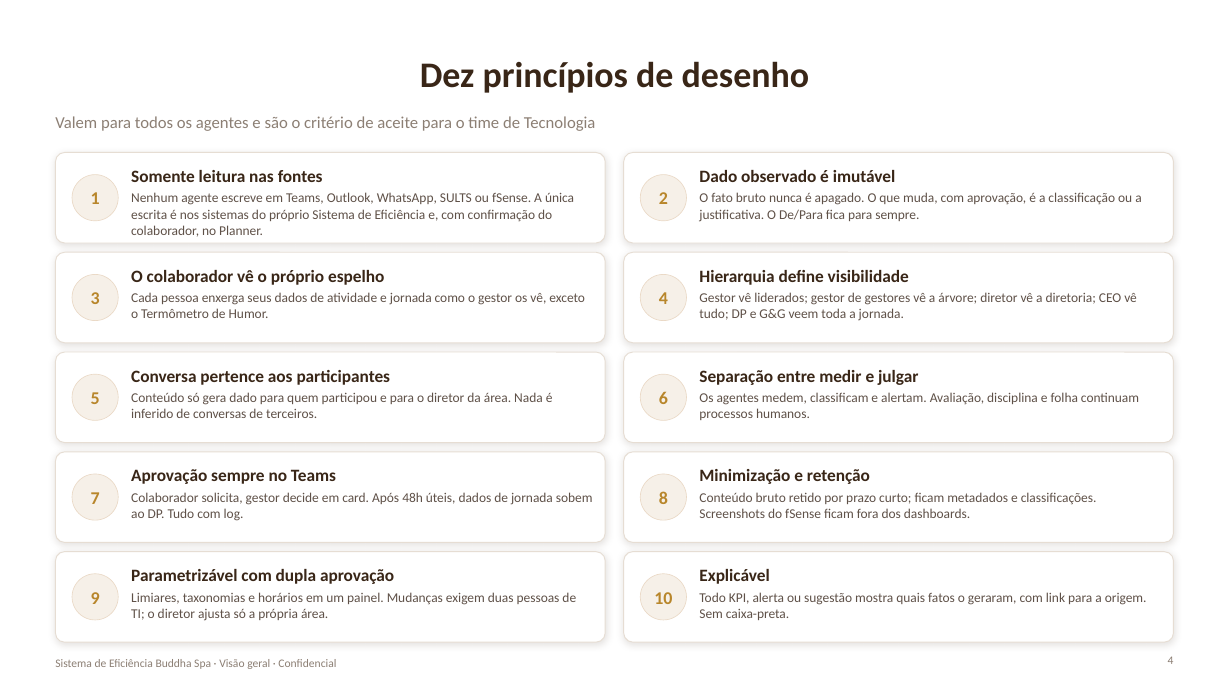
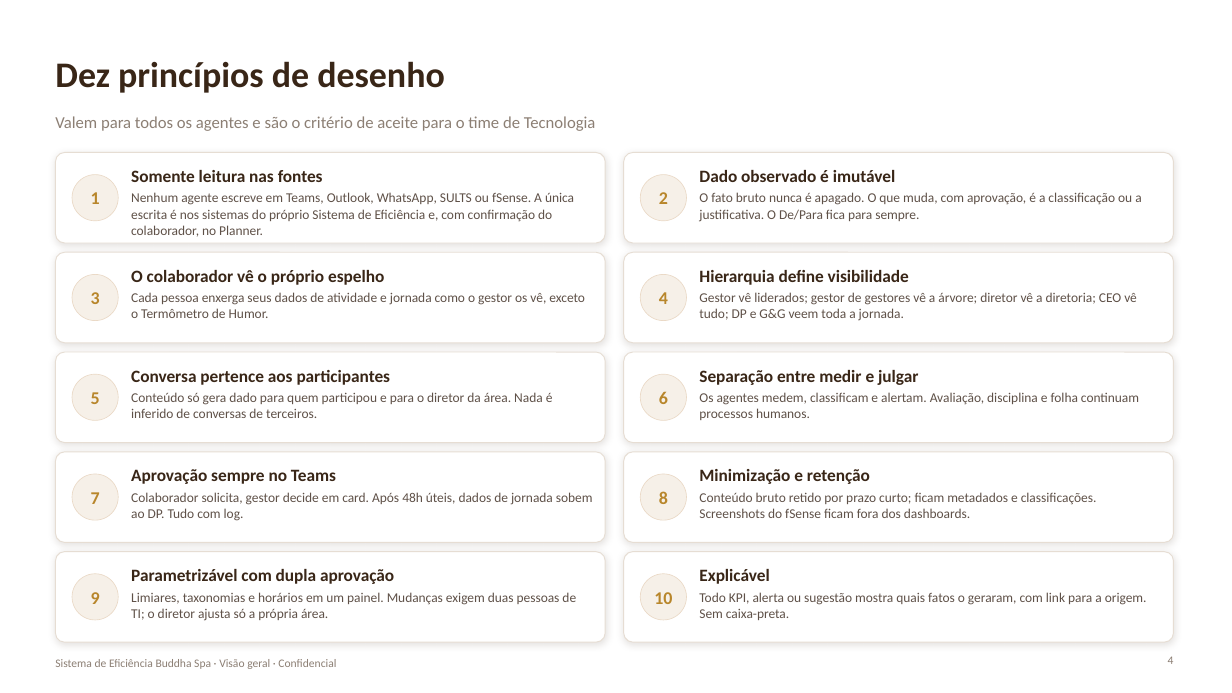
Before and after one commit to galbanesi1357/buddhaspa, a slide deck: slide 4 of docs/sistema-eficiencia/Sistema_Eficiencia_Buddha_Spa_Apresentacao_v1.pptx. Drawn at 1232x693 pixels with LibreOffice and Linux fonts; fonts in the diff are those of the drawing. Boxes give left, top, right and bottom in pixels: in the first picture for what was removed or moved away, otherwise in the second. Text is boxed around its words. In the diff, an @@ line names an element or a change of style, - is before the commit and + after.

```diff
--- a/docs/sistema-eficiencia/Sistema_Eficiencia_Buddha_Spa_Apresentacao_v1.pptx
+++ b/docs/sistema-eficiencia/Sistema_Eficiencia_Buddha_Spa_Apresentacao_v1.pptx
@@ title "Dez princípios de desenho" at [55, 61, 445, 93]: alignment centre to left @@
```
Also in this commit, not shown: 10 other slides changed, 2 other files.
